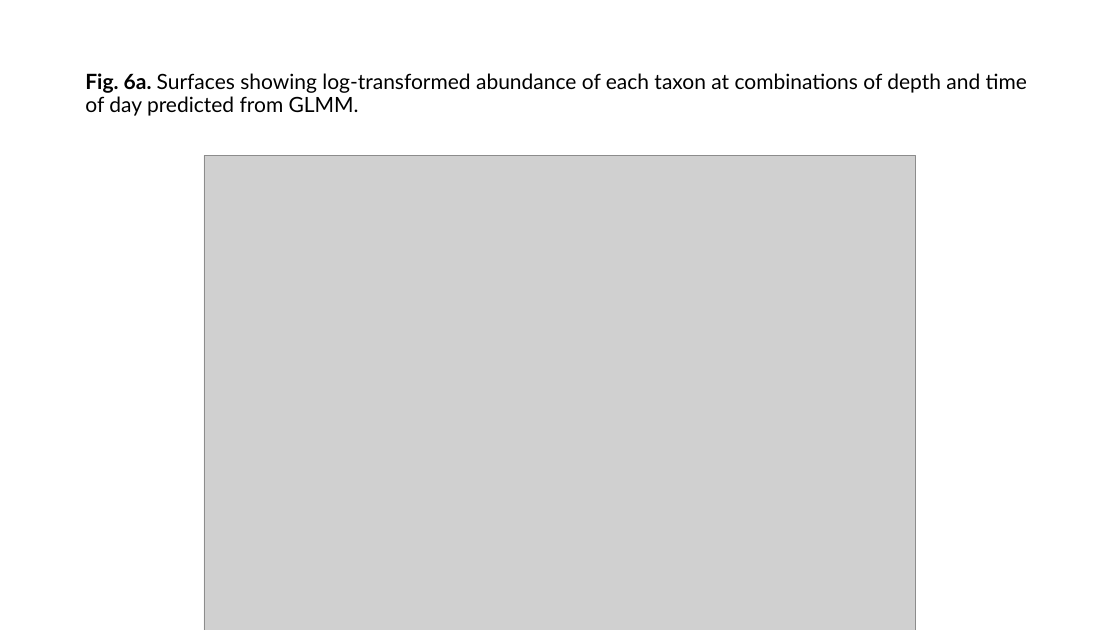
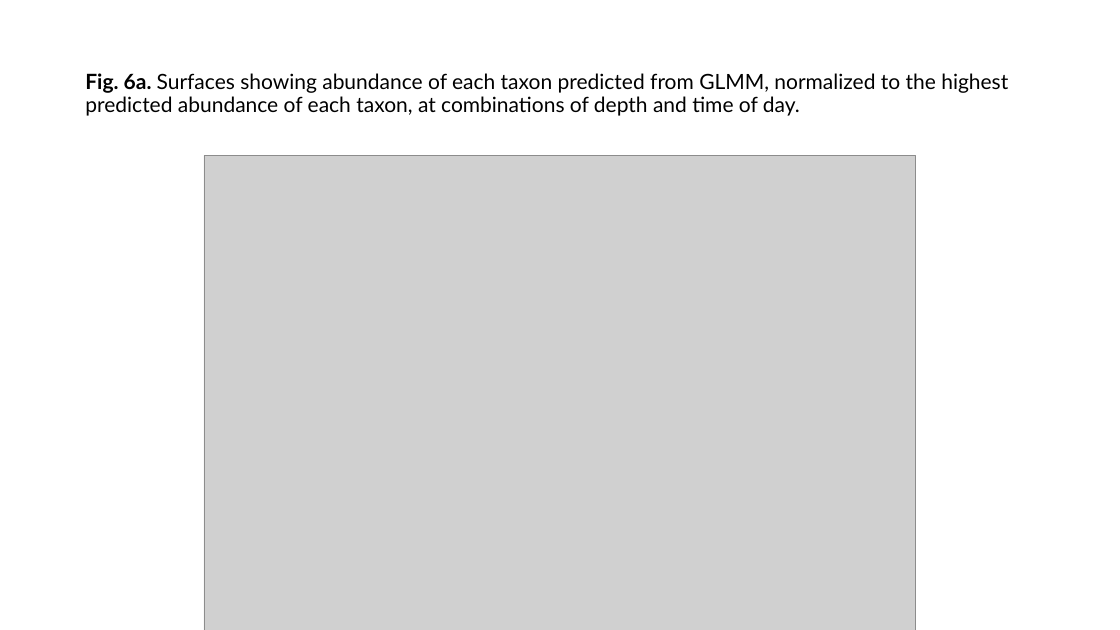
Before and after one commit to LukeABobay/larval-fish-community-analysis, a slide deck: slide 11 of Figures and tables final data set.pptx (slide 10 before the commit). Drawn at 1120x630 pixels with LibreOffice and Linux fonts; fonts in the diff are those of the drawing; grey boxes stand for pictures. Boxes give left, top, right and bottom in pixels: in the first picture for what was removed or moved away, otherwise in the second. Text is boxed around its words. In the diff, an @@ line names an element or a change of style, - is before the commit and + after.

```diff
--- a/Figures and tables final data set.pptx
+++ b/Figures and tables final data set.pptx
@@ title at bbox=[85, 73, 1008, 116]: text changed @@
-Fig. 6a. Surfaces showing log-transformed abundance of each taxon at combinations of depth and time of day predicted from GLMM.
+Fig. 6a. Surfaces showing abundance of each taxon predicted from GLMM, normalized to the highest predicted abundance of each taxon, at combinations of depth and time of day.
```
Also in this commit, not shown: 1 other slide changed, 1 slide added.
